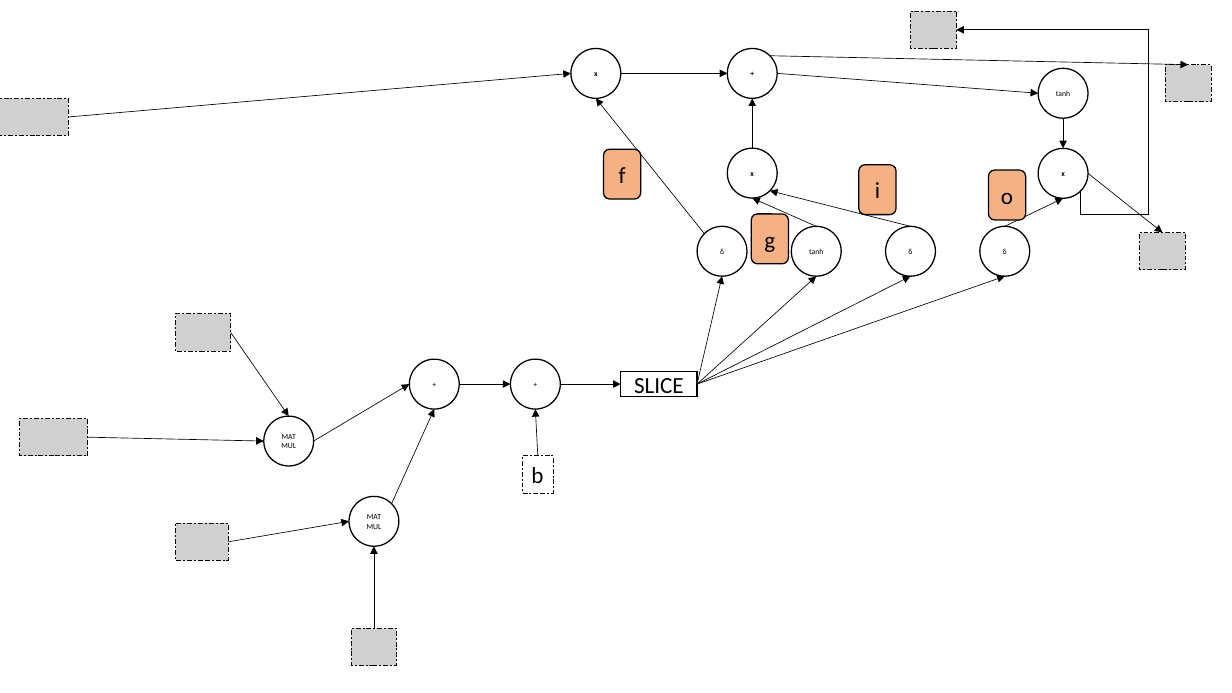
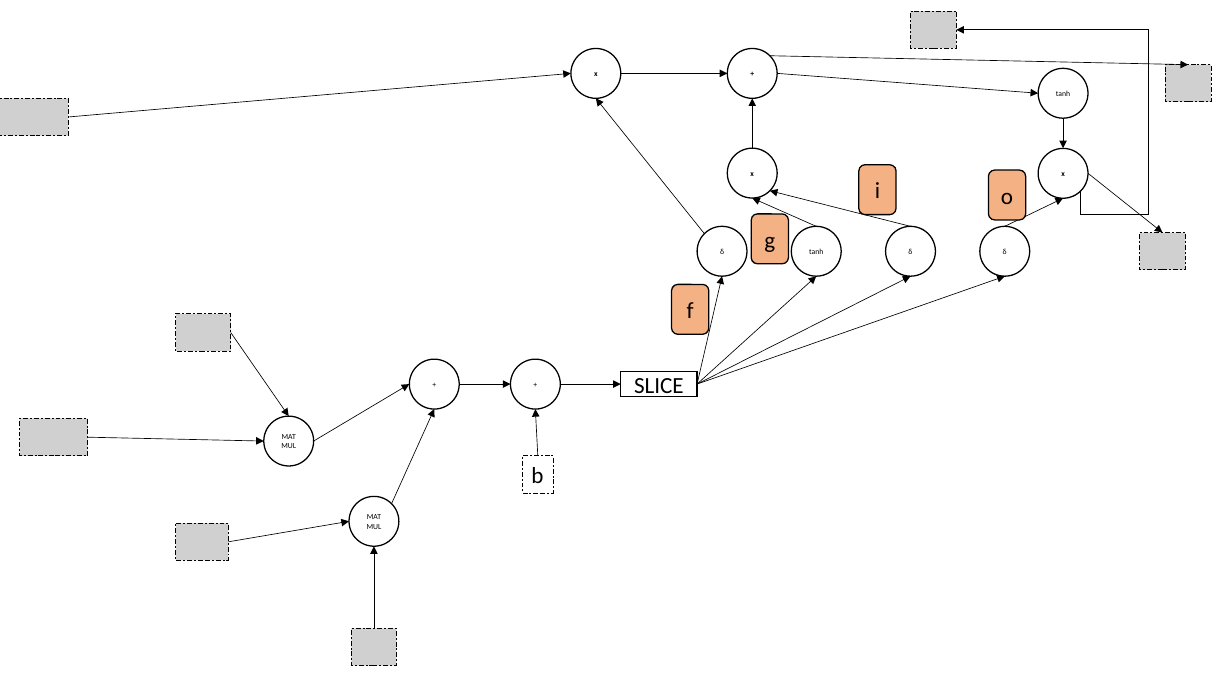
Before and after one commit to andythebreaker/chip, a slide deck: slide 1 of main.pptx. Drawn at 1232x693 pixels with LibreOffice and Linux fonts; fonts in the diff are those of the drawing; grey boxes stand for pictures. Boxes give left, top, right and bottom in pixels: in the first picture for what was removed or moved away, otherwise in the second. Text is boxed around its words. In the diff, an @@ line names an element or a change of style, - is before the commit and + after.

```diff
--- a/main.pptx
+++ b/main.pptx
@@ rounded rectangle "f": place and size @@
-rounded rectangle "f" at <box>604,149,640,199</box>
+rounded rectangle "f" at <box>672,285,709,335</box>
```
